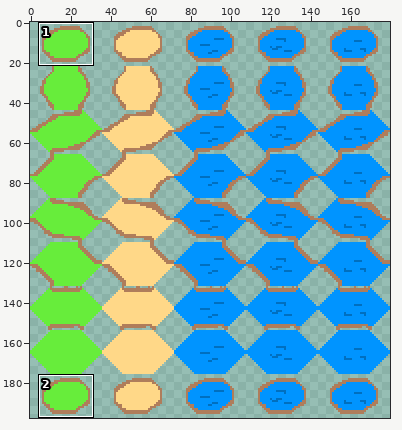
File history of a sprite sheet, Game/images/Terrain/HexV.png. Above, an overview of the earlier version with the close-up marked.
Close-up. Before:
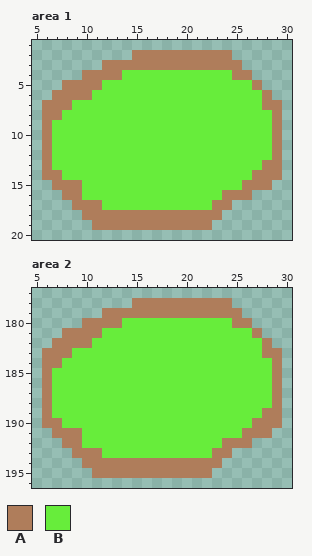
The file is 180x198 pixels. Colours within 5 levels of each other are drawn and written as one. Shown: area 1: x 5..30, y 1..20; area 2: x 5..30, y 177..196. The commit also changed other parts of the picture, which this record leaves out.
Palette (. is transparent): A #af7d5b  B #67ed3b
Pixels before, area 1, first column x 6:
 2 .........AAAAAAAAAA.....
 3 ......AAAAAAAAAAAAAA....
 4 ....AAAABBBBBBBBBBBAA...
 5 ..AAAABBBBBBBBBBBBBBBA..
 6 .AAAABBBBBBBBBBBBBBBBBA.
 7 AAABBBBBBBBBBBBBBBBBBBAA
 8 AABBBBBBBBBBBBBBBBBBBBBA
 9 ABBBBBBBBBBBBBBBBBBBBBBA
10 ABBBBBBBBBBBBBBBBBBBBBBA
11 ABBBBBBBBBBBBBBBBBBBBBBA
12 ABBBBBBBBBBBBBBBBBBBBBBA
13 ABBBBBBBBBBBBBBBBBBBBBAA
14 AABBBBBBBBBBBBBBBBBBBAAA
15 .AAABBBBBBBBBBBBBBBBAAA.
16 ..AABBBBBBBBBBBBBBAAA...
17 ...AAABBBBBBBBBBBAA.....
18 ....AAAAAAAAAAAAAA......
19 .....AAAAAAAAAAAA.......
Pixels before, area 2, first column x 6:
178 .........AAAAAAAAAA.....
179 ......AAAAAAAAAAAAAA....
180 ....AAAABBBBBBBBBBBAA...
181 ..AAAABBBBBBBBBBBBBBBA..
182 .AAAABBBBBBBBBBBBBBBBBA.
183 AAABBBBBBBBBBBBBBBBBBBAA
184 AABBBBBBBBBBBBBBBBBBBBBA
185 ABBBBBBBBBBBBBBBBBBBBBBA
186 ABBBBBBBBBBBBBBBBBBBBBBA
187 ABBBBBBBBBBBBBBBBBBBBBBA
188 ABBBBBBBBBBBBBBBBBBBBBBA
189 ABBBBBBBBBBBBBBBBBBBBBAA
190 AABBBBBBBBBBBBBBBBBBBAAA
191 .AAABBBBBBBBBBBBBBBBAAA.
192 ..AABBBBBBBBBBBBBBAAA...
193 ...AAABBBBBBBBBBBAA.....
194 ....AAAAAAAAAAAAAA......
195 .....AAAAAAAAAAAA.......
After:
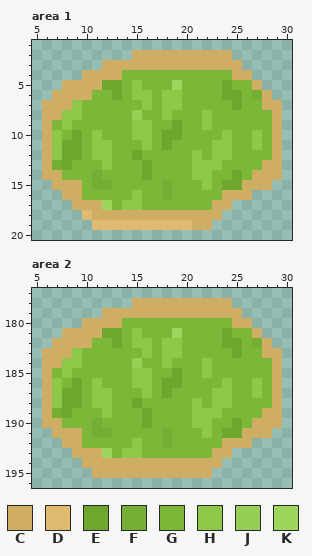
Colours new in this view: C #cfad63  D #debb71  E #6ea72d  F #74ae32  G #7cb837  H #8dc849  J #96cf55  K #9cd65b
Changes in this commit:
Changed rows in their new state; - is an unchanged pixel.
Area 1:
first column x 6:
 2 ---------CCCCCCCCCC-----
 3 ------CCCCCCCCCCCCCC----
 4 ----CCCCGGGGGGGGGGGCC---
 5 --CCCCEEGHGGGKGGGGEGGC--
 6 -CCCCGGEGHHGHHGGGGEEGFC-
 7 CCCHGGGGGGHGHHGGGGGEGGCC
 8 CCHHGGGGGJGGHGGGHGGGGGGC
 9 CGHGGGGGGHHGGEGGHGGGGGGC
10 CHGEGHGGGHHGEEGGGGHGGHGC
11 CHEEGHHGGGHGEGGGGHHGGHGC
12 CHEEGHHGGEGGGGGHGHHGGGGC
13 CFEGGGHGGGEGGGGHHHGGGGCC
14 CCGGGFGGGGEGGGGHHGGEGCCC
15 -CCCGFFGGGGGFGGGHGEECCC-
16 --CCGGGGGHGGFGGGGGCCC---
17 ---CCCKGHHGGGGGGGCC-----
18 ----DCCCCCCCCCCCCC------
19 -----DDDDDDDDDDCC-------
Area 2:
first column x 6:
178 ---------CCCCCCCCCC-----
179 ------CCCCCCCCCCCCCC----
180 ----CCCCGGGGGGGGGGGCC---
181 --CCCCEEGHGGGKGGGGEGGC--
182 -CCCCGGEGHHGHHGGGGEEGFC-
183 CCCHGGGGGGHGHHGGGGGEGGCC
184 CCHHGGGGGJGGHGGGHGGGGGGC
185 CGHGGGGGGHHGGEGGHGGGGGGC
186 CHGEGHGGGHHGEEGGGGHGGHGC
187 CHEEGHHGGGHGEGGGGHHGGHGC
188 CHEEGHHGGEGGGGGHGHHGGGGC
189 CFEGGGHGGGEGGGGHHHGGGGCC
190 CCGGGFGGGGEGGGGHHGGEGCCC
191 -CCCGFFGGGGGFGGGHGEECCC-
192 --CCGGGGGHGGFGGGGGCCC---
193 ---CCCKGHHGGGGGGGCC-----
194 ----CCCCCCCCCCCCCC------
195 -----CCCCCCCCCCCC-------
